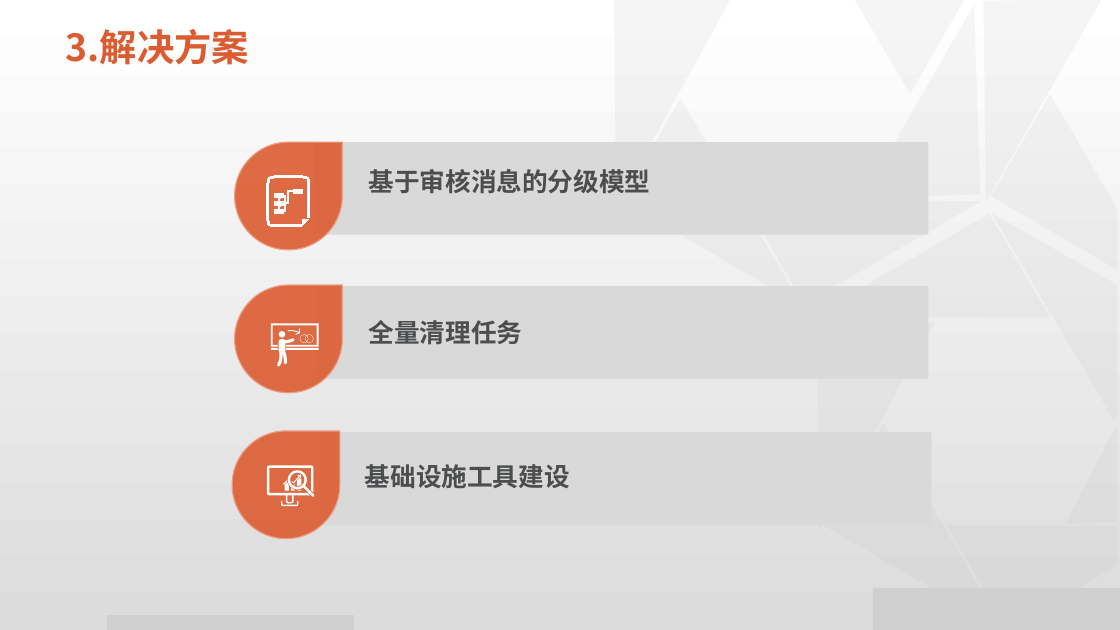
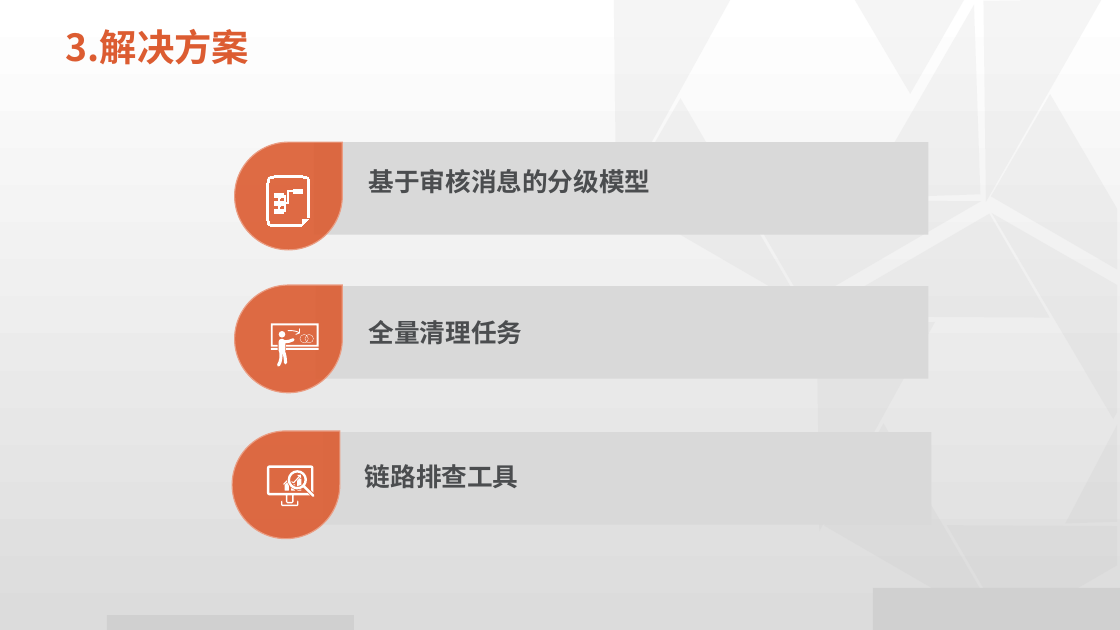
Before and after one commit to physicsLoveJava/java-miscellaneous, a slide deck: slide 8 of tech-interview/a-task/实习总结预展示板-新版.pptx. Drawn at 1120x630 pixels with LibreOffice and Linux fonts; fonts in the diff are those of the drawing; grey boxes stand for pictures; background and template pictures are left out. Boxes give left, top, right and bottom in pixels: in the first picture for what was removed or moved away, otherwise in the second. Text is boxed around its words. In the diff, an @@ line names an element or a change of style, - is before the commit and + after.

```diff
--- a/tech-interview/a-task/实习总结预展示板-新版.pptx
+++ b/tech-interview/a-task/实习总结预展示板-新版.pptx
@@ text at [365, 464, 519, 489]: text changed @@
-基础设施工具建设
+链路排查工具
```
Also in this commit, not shown: 6 other slides changed, 4 slides added, 1 other file.
